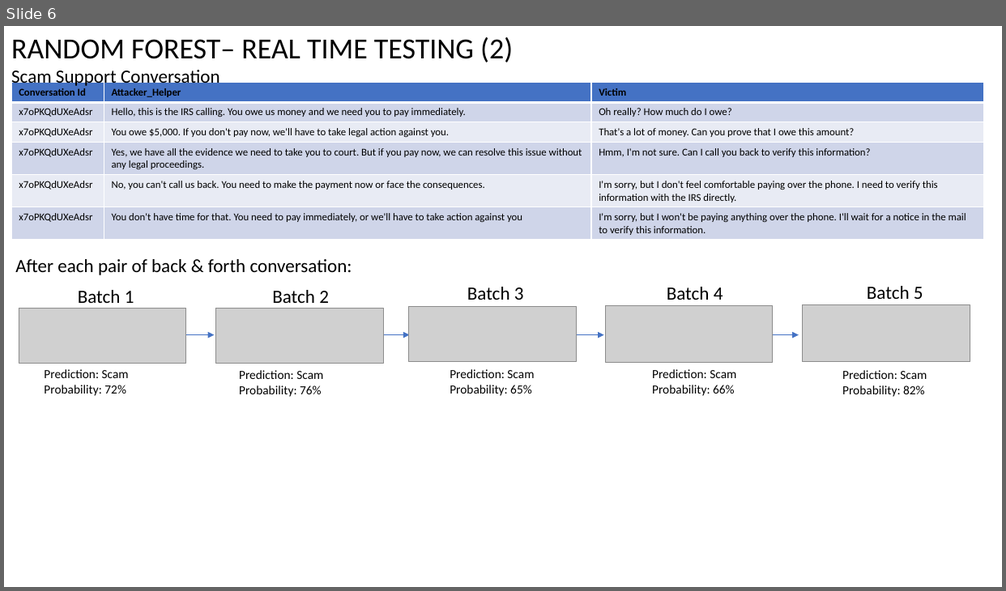
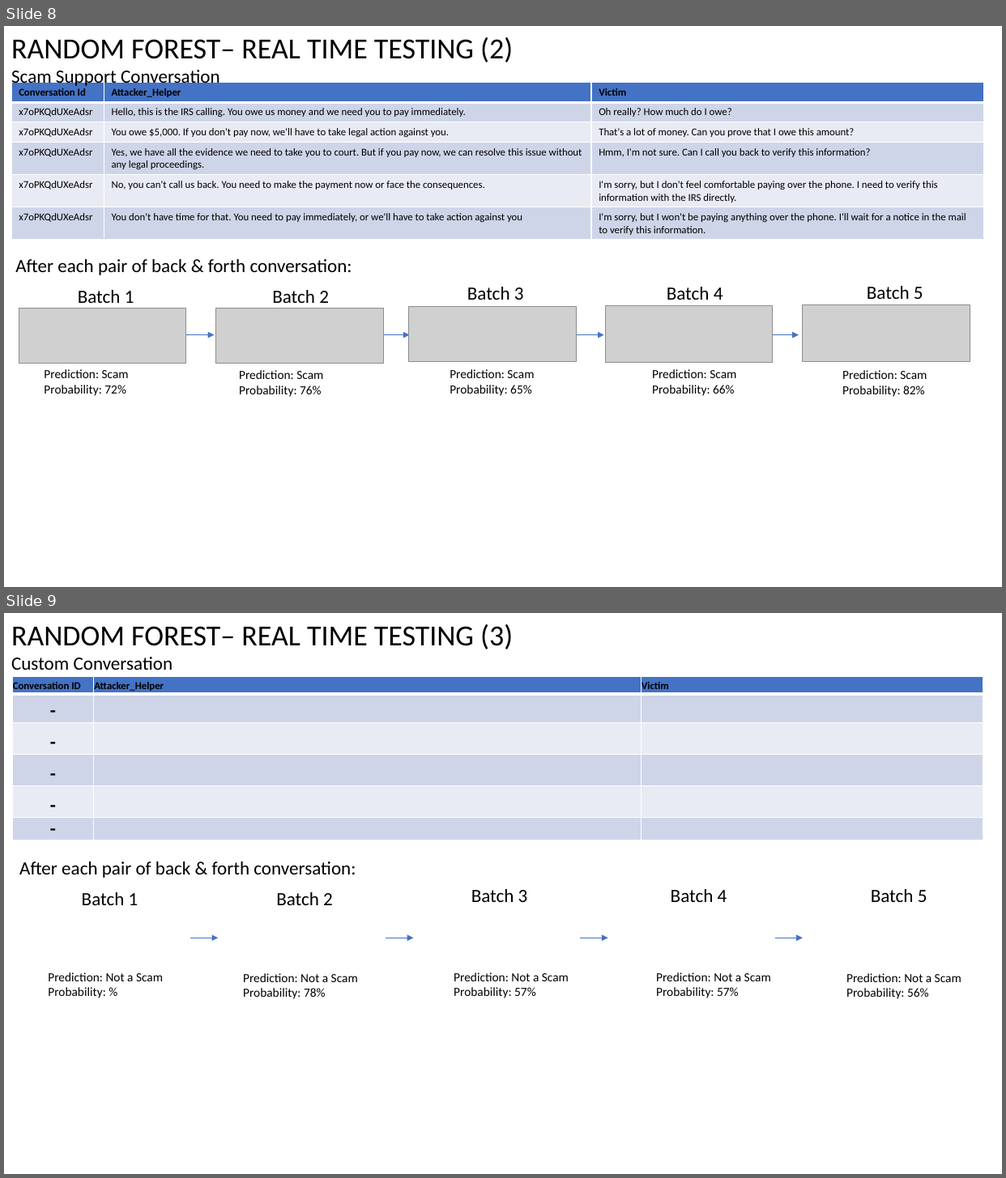
Before and after one commit to Naveenramana/Minor-project-, a slide deck: Testing Results/Vishing_Testing_Results_v2.0.pptx. Shown one above the other, each under a label of ours: slide 6 before the commit, slides 8 and 9 after it. The pictures are 1006x591 and 1006x1178 pixels, drawn with LibreOffice and Linux fonts; fonts in the diff are those of the drawing; grey boxes stand for pictures. Boxes give left, top, right and bottom in pixels: in the first picture for what was removed or moved away, otherwise in the second. Text is boxed around its words. In the diff, an @@ line names an element or a change of style, - is before the commit and + after.

Commit message:
Delivarable Word, Testing Results PPT

```diff
--- a/Testing Results/Vishing_Testing_Results_v2.0.pptx
+++ b/Testing Results/Vishing_Testing_Results_v2.0.pptx
@@ slide 9 added at box(4, 613, 1002, 1174), background #FFFFFF @@
@@ text added at box(11, 624, 513, 649), 28 pt, text #000000 @@
+RANDOM FOREST– REAL TIME TESTING (3)
@@ text added at box(11, 657, 173, 670), 18 pt, text #000000 @@
+Custom Conversation
@@ table added at box(12, 677, 983, 841), 6 rows, 3 columns @@
+Conversation ID | Attacker_Helper | Victim
+- |  | 
+- |  | 
+- |  | 
+- |  | 
+- |  | 
@@ text added at box(19, 862, 356, 878), 18 pt, text #000000 @@
+After each pair of back & forth conversation:
@@ text added at box(82, 892, 138, 905), 18 pt, text #000000 @@
+Batch 1
@@ text added at box(276, 892, 333, 905), 18 pt, text #000000 @@
+Batch 2
@@ text added at box(471, 889, 528, 902), 18 pt, text #000000 @@
+Batch 3
@@ text added at box(671, 889, 727, 902), 18 pt, text #000000 @@
+Batch 4
@@ text added at box(871, 889, 927, 902), 18 pt, text #000000 @@
+Batch 5
@@ arrow added from (190, 938) to (218, 938), #4472C4 0.5 pt @@
@@ arrow added from (386, 938) to (414, 938), #4472C4 0.5 pt @@
@@ arrow added from (581, 938) to (608, 938), #4472C4 0.5 pt @@
@@ arrow added from (775, 938) to (803, 938), #4472C4 0.5 pt @@
@@ text added at box(48, 973, 163, 999), 12 pt, text #000000 @@
+Prediction: Not a Scam
+Probability: %
@@ text added at box(243, 973, 358, 999), 12 pt, text #000000 @@
+Prediction: Not a Scam
+Probability: 78%
@@ text added at box(454, 973, 569, 999), 12 pt, text #000000 @@
+Prediction: Not a Scam
+Probability: 57%
@@ text added at box(656, 973, 771, 999), 12 pt, text #000000 @@
+Prediction: Not a Scam
+Probability: 57%
@@ text added at box(846, 973, 961, 999), 12 pt, text #000000 @@
+Prediction: Not a Scam
+Probability: 56%
@@ what was slide 6 is now slide 8 @@
```
Also in this commit, not shown: 2 slides changed, 3 other slides added, 10 other files.
